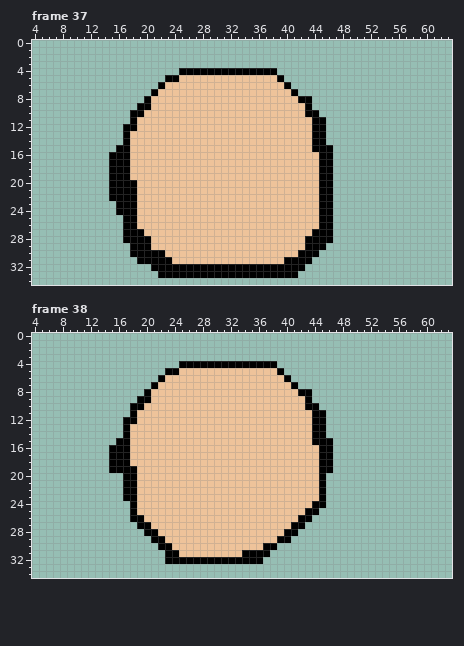
One commit to this pixel-art file: asprite/hischooler.aseprite. The picture above was drawn from the file before the commit.
64x64 pixels, 76 frames. Shown: frame 37: x 4..63, y 0..34; frame 38: x 4..63, y 0..34. The commit also changed other frames, which this record leaves out.
Once edited:
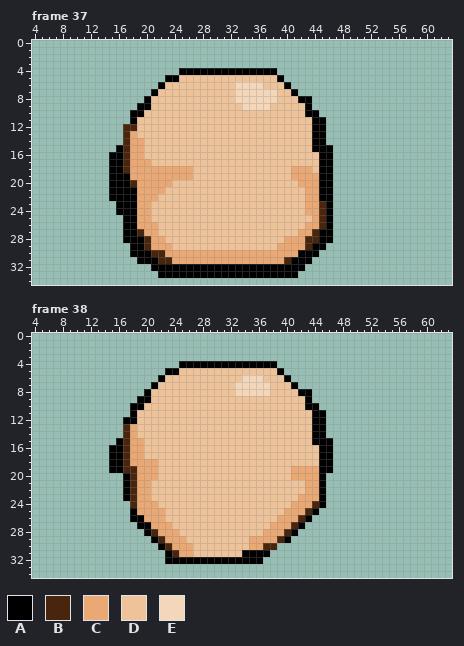
Palette (. is transparent): A #000000  B #49250d  C #e9a874  D #eec39a  E #f4d7bb
Difference:
layer "layer-shade" opacity 33% added
Frame 37, layer "layer-shade":
Colour A gives way to colour B in row 12 at x 17 to 18; in rows 13 to 18 at x 17; in row 20 at x 18; in rows 23 to 26 at x 45; in row 27 at x 19 and 44; in row 28 at x 20 and 43 to 44.
Colour A gives way to colour B in row 29 at x 20 and 43; in row 30 at x 21 to 22; in row 31 at x 22 to 23 and 40.
Colour D gives way to colour C in row 13 at x 18; in rows 14 to 16 at x 18 to 19; in row 17 at x 18 to 20; in row 18 at x 18 to 26 and 41 to 43; in row 19 at x 18 to 26 and 41 to 44; in row 20 at x 19 to 23 and 42 to 44.
Colour D gives way to colour C in row 21 at x 19 to 22 and 43 to 44; in row 22 at x 19 to 21 and 43 to 44; in rows 23 to 24 at x 19 to 20 and 43 to 44; in row 25 at x 19 to 20 and 44; in row 26 at x 19 to 21 and 43 to 44; in row 27 at x 20 to 21 and 42 to 43.
Colour D gives way to colour C in row 28 at x 21 to 22 and 40 to 42; in row 29 at x 21 to 23 and 39 to 42; in row 30 at x 23 to 41; in row 31 at x 24 to 39.
Colour D gives way to colour E in row 6 at x 33 to 36; in rows 7 to 8 at x 33 to 38; in row 9 at x 34 to 37.
Frame 38, layer "layer-shade":
Colour A gives way to colour B in rows 13 to 18 at x 17; in row 19 at x 17 to 18; in rows 20 to 23 at x 18; in row 24 at x 18 and 44; in row 25 at x 43; in row 26 at x 42.
Colour A gives way to colour B in row 27 at x 41; in row 28 at x 21 and 40; in row 29 at x 22 and 39; in row 30 at x 23 and 37 to 38; in row 31 at x 24.
Colour D gives way to colour C in rows 13 to 14 at x 18; in rows 15 to 17 at x 18 to 19; in row 18 at x 18 to 21; in rows 19 to 20 at x 19 to 21 and 41 to 44; in rows 21 to 22 at x 19 to 20 and 43 to 44; in row 23 at x 19 to 20 and 42 to 44.
Colour D gives way to colour C in row 24 at x 19 to 21 and 41 to 43; in row 25 at x 19 to 22 and 40 to 42; in row 26 at x 20 to 22 and 39 to 41; in row 27 at x 21 to 23 and 38 to 40; in row 28 at x 22 to 24 and 37 to 39; in row 29 at x 23 to 25 and 35 to 38.
Colour D gives way to colour C in row 30 at x 24 to 26 and 35 to 36; in row 31 at x 25 to 26.
Colour D gives way to colour E in row 6 at x 34 to 36; in rows 7 to 8 at x 33 to 37.
Boxes around the changes in both pictures, in picture pixels (x1, y1, x2, y2):
changed: (235, 82, 277, 110)
changed: (123, 124, 326, 264)
changed: (235, 375, 270, 396)
changed: (123, 424, 193, 557)
changed: (249, 466, 319, 550)
